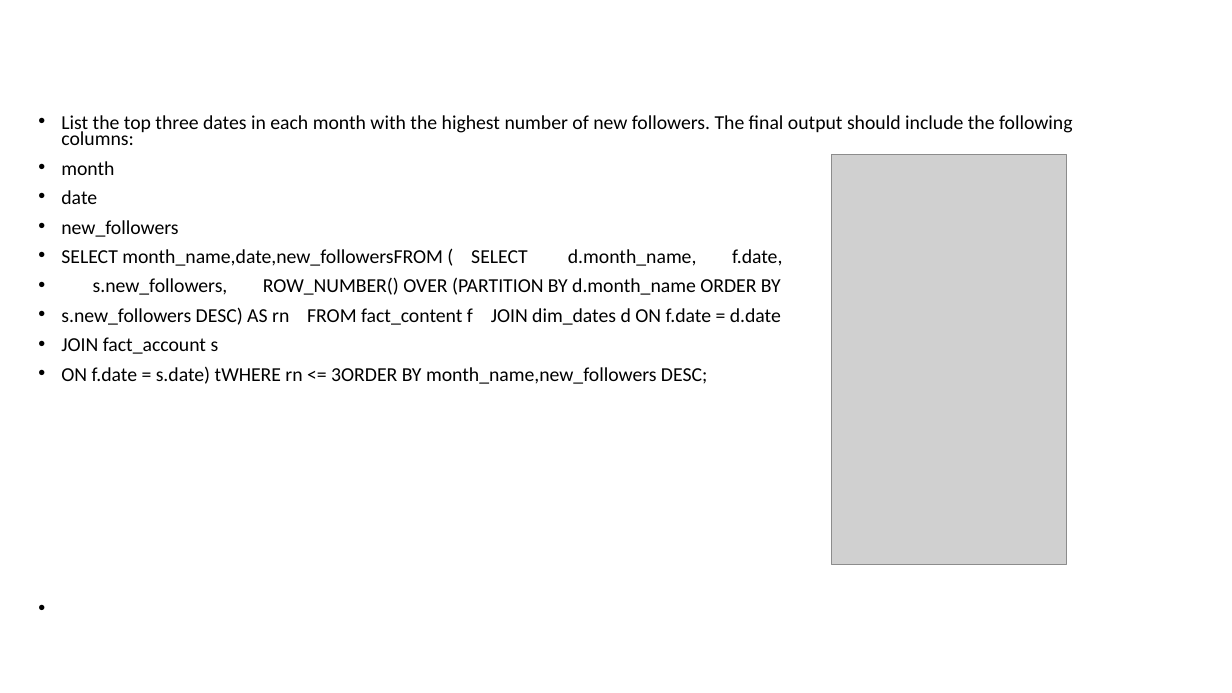
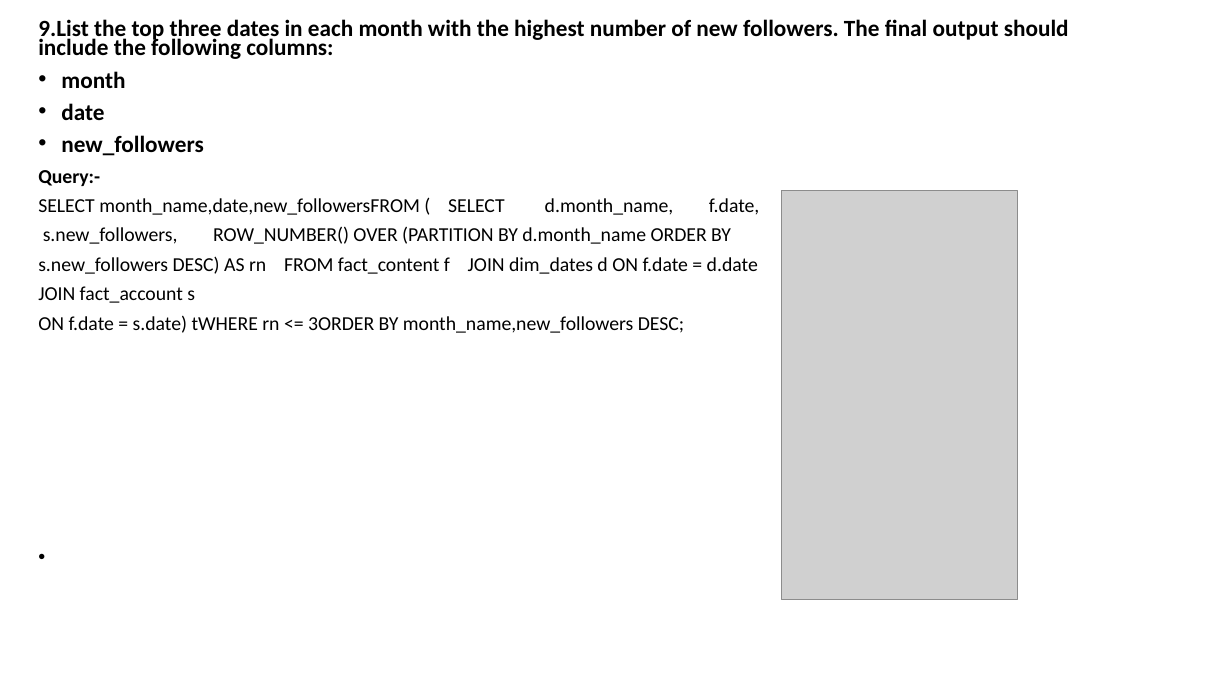
Before and after one commit to Viraj0212/Tech-Instagram-Influencer-Analysis, a slide deck: slide 11 of Tech Instagram Influencer Analysis.pptx (slide 10 before the commit). Drawn at 1232x693 pixels with LibreOffice and Linux fonts; fonts in the diff are those of the drawing; grey boxes stand for pictures. Boxes give left, top, right and bottom in pixels: in the first picture for what was removed or moved away, otherwise in the second. Text is boxed around its words. In the diff, an @@ line names an element or a change of style, - is before the commit and + after.

```diff
--- a/Tech Instagram Influencer Analysis.pptx
+++ b/Tech Instagram Influencer Analysis.pptx
@@ text at [38, 19, 1069, 59]: text changed; size 15.4 to 18.2 pt; bold on @@
-• List the top three dates in each month with the highest number of new followers. The final output should include the following columns:
+9.List the top three dates in each month with the highest number of new followers. The final output should include the following columns:
@@ text at [38, 71, 759, 333]: size 15.4 to 18.2 pt, bold on in "month", "date", "new_followers"; bullet • to none @@
@@ text at [38, 170, 100, 186]: paragraph added @@
+Query:-
@@ picture: place and size @@
-picture at [832, 154, 1067, 564]
+picture at [782, 190, 1018, 600]
```
Also in this commit, not shown: 9 other slides changed, 2 slides added, 1 slide removed.
